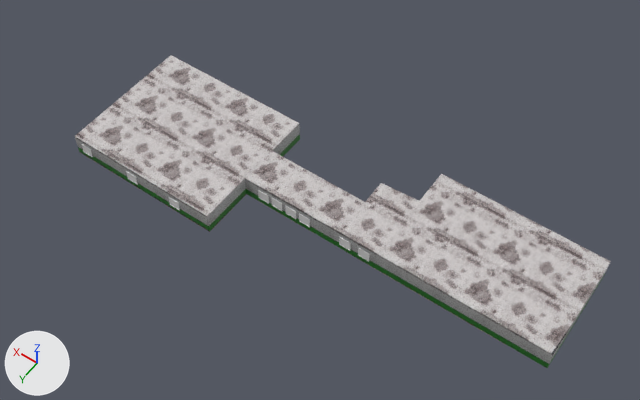
The Blender file Baú -Modelos_3D/Cenários/Escola/Escola-Andar3blend.blend: old version first, new version second.
Rendered twice from a 50 mm camera at (-49.5, 68.4, 119.9) aimed at (1.1, -2.4, 8.6). Every picture has the same lights, and +X, +Y and +Z are marked at lower left.

In view in the first picture: 'Janela', 'Janela.001', 'Janela.002', 'Janela.003', 'Janela.004', 'Janela.005', 'Janela.006', 'Janela.007', 'Janela.008', 'Parede-Andar3-15', 'Parede-Andar3-23', 'Parede-Andar3-26', 'Parede-Andar3-33', 'Parede-Andar3-6', 'Piso-Andar3-4', 'Teto-Andar3', 'Teto-Andar3.001'.
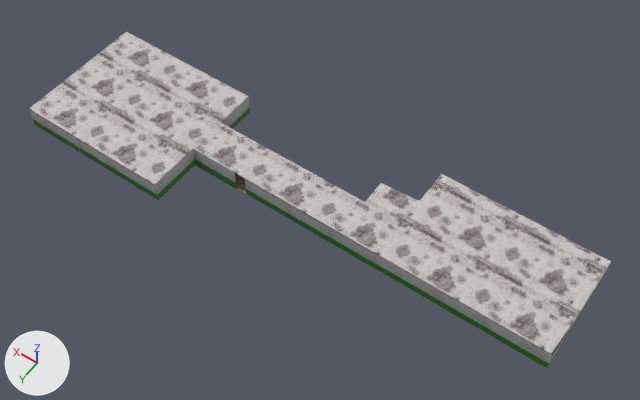
Location of each change, [x1, y1, x2, y2] in pixels of the pictures (640 x 400 px; the box of a moved part takes in the faces that stretch with it):
'Teto-Andar3', surface changed, moved
    before: [75, 55, 299, 216]
    after: [29, 32, 249, 185]
'Parede-Andar3-6', moved
    before: [75, 137, 209, 231]
    after: [29, 109, 158, 200]
'Parede-Andar3-23', moved
    before: [207, 179, 246, 231]
    after: [154, 149, 196, 200]
'Parede-Andar3-15', moved
    before: [273, 125, 299, 157]
    after: [221, 98, 249, 129]
'Parede-Andar3-25.002', added
    after: [193, 149, 237, 189]
'Janela', deleted
    before: [339, 237, 351, 251]
'Janela.002', deleted
    before: [358, 247, 370, 262]
'Janela.001', deleted
    before: [299, 213, 310, 227]
'Janela.005', deleted
    before: [258, 190, 269, 204]
'Janela.003', deleted
    before: [285, 206, 296, 219]
'Janela.004', deleted
    before: [272, 198, 282, 211]
'Janela.006', deleted
    before: [168, 197, 180, 211]
'Janela.007', deleted
    before: [126, 171, 138, 185]
'Janela.008', deleted
    before: [81, 144, 93, 157]
'Piso-Andar3-4', moved
    before: [168, 206, 234, 232]
    after: [119, 173, 187, 199]
'Piso-Andar3-1', moved
    before: [80, 152, 143, 191]
    after: [39, 127, 94, 161]
'Parede-Andar3-2', moved
    before: [299, 126, 300, 140]
    after: [248, 97, 250, 113]
part 2 of me_cube_025, moved or reshaped
    before: [245, 150, 365, 232]
    after: [193, 123, 365, 232]
part 3 of me_cube_025, surface changed
    both: [339, 174, 611, 354]

The edits, one by one:
me_cube_024 has 12 vertices, 10 faces and spans x -7.23..7.23, y -1.14..0.86, z -1.0..1.0.
me_cube_024 is used by ob_teto_andar3; location (25.9, 1.9, 11.8); scale (1.95, 11.8, -0.08).
me_cube_024 part 1: texture (UV) coordinates of 10 of 10 faces, centred in x -7.23..7.23, y -1.14..0.86, z -1.0..1.0, changed; they spanned u 1.45..3.66, v -0.69..2.1 and now span u 1.68..3.78, v -0.75..1.9.
me_cube_025 is used by ob_teto_andar3_001; location (-27.3, -7.3, 11.8); scale (1.95, 11.8, -0.08).
Before the commit, vertices of me_cube_025: 12 (20.1, 0.9, 1.0) at pixel (244, 178), 13 (20.1, 0.9, -1.0) at pixel (244, 177), 14 (20.1, 0.3, -1.0) at pixel (271, 150), 15 (20.1, 0.3, 1.0) at pixel (271, 151).
me_cube_025 had 24 vertices, 22 faces and spanned x -7.4..20.1, y -0.7..0.9, z -1.0..1.0.
me_cube_025 now has 24 vertices, 22 faces and spans x -7.4..25.6, y -0.7..0.9, z -1.0..1.0.
Part 2, on me_cube_025:
Vertices 12 to 15 of me_cube_025 move by (5.5, 0.0, 0.0).
me_cube_025 part 3: texture (UV) coordinates of 22 of 22 faces, centred in x -7.4..20.1, y -0.7..0.9, z -1.0..1.0, changed; they spanned u -2.75..1.45, v -1.2..1.01 and now span u -3.11..1.68, v -1.23..0.87.
Mesh me_cube_138 is new.
It is a box spanning x -1.0..1.0, y -1.39..0.84, z -1.08..1.08.
It uses material mat_material (picture img_parede_escola_pixel_png).
Object 'Janela' (ob_janela) is deleted.
Object 'Janela.001' (ob_janela_001) is deleted.
Object 'Janela.002' (ob_janela_002) is deleted.
Object 'Janela.003' (ob_janela_003) is deleted.
Object 'Janela.004' (ob_janela_004) is deleted.
Object 'Janela.005' (ob_janela_005) is deleted.
Object 'Janela.006' (ob_janela_006) is deleted.
Object 'Janela.007' (ob_janela_007) is deleted.
Object 'Janela.008' (ob_janela_008) is deleted.
Object 'Piso-Andar3-4' (ob_piso_andar3_4) moves from (16.2, 9.1, 7.8) to (26.9, 9.1, 7.8).
Object 'Parede-Andar3-15' (ob_parede_andar3_15) moves from (11.8, -2.7, 9.8) to (22.5, -2.7, 9.8).
Object 'Parede-Andar3-23' (ob_parede_andar3_23) moves from (11.8, 10.3, 9.8) to (22.5, 10.3, 9.8).
Object 'Parede-Andar3-6' (ob_parede_andar3_6) moves from (26.2, 12.1, 9.8) to (36.9, 12.1, 9.8).
Object 'Parede-Andar3-2' (ob_parede_andar3_2) moves from (26.2, -11.4, 9.8) to (36.9, -11.4, 9.8).
Object 'Piso-Andar3-1' (ob_piso_andar3_1) moves from (32.7, 1.9, 7.8) to (43.4, 1.9, 7.8).
Object 'Teto-Andar3' (ob_teto_andar3) moves from (25.9, 1.9, 11.8) to (36.5, 1.9, 11.8).
Object 'Parede-Andar3-25.002' (ob_parede_andar3_25_002) is new; it shows me_cube_138.
Its location is (17.2, 2.8, 9.6).
Its rotation in degrees is (0, 0, 90).
Its scale is (0.092, 3.83, 1.92).
